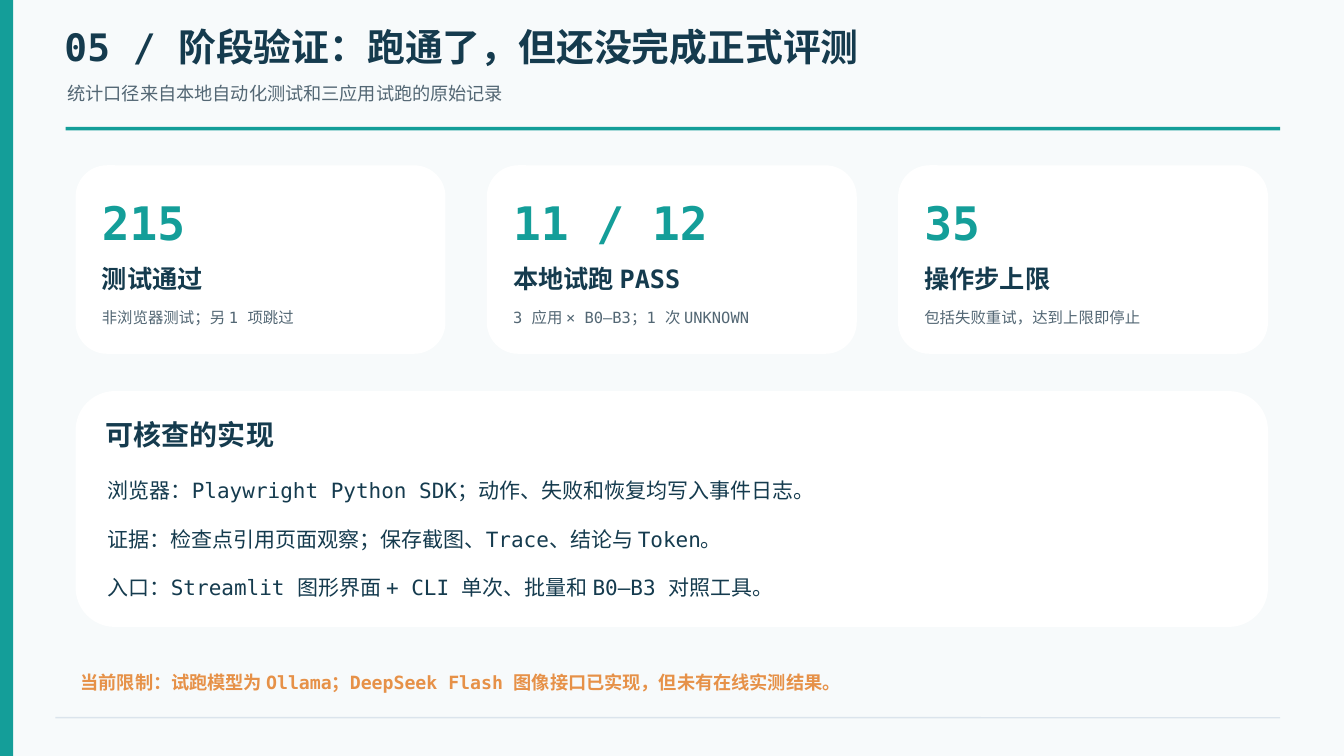
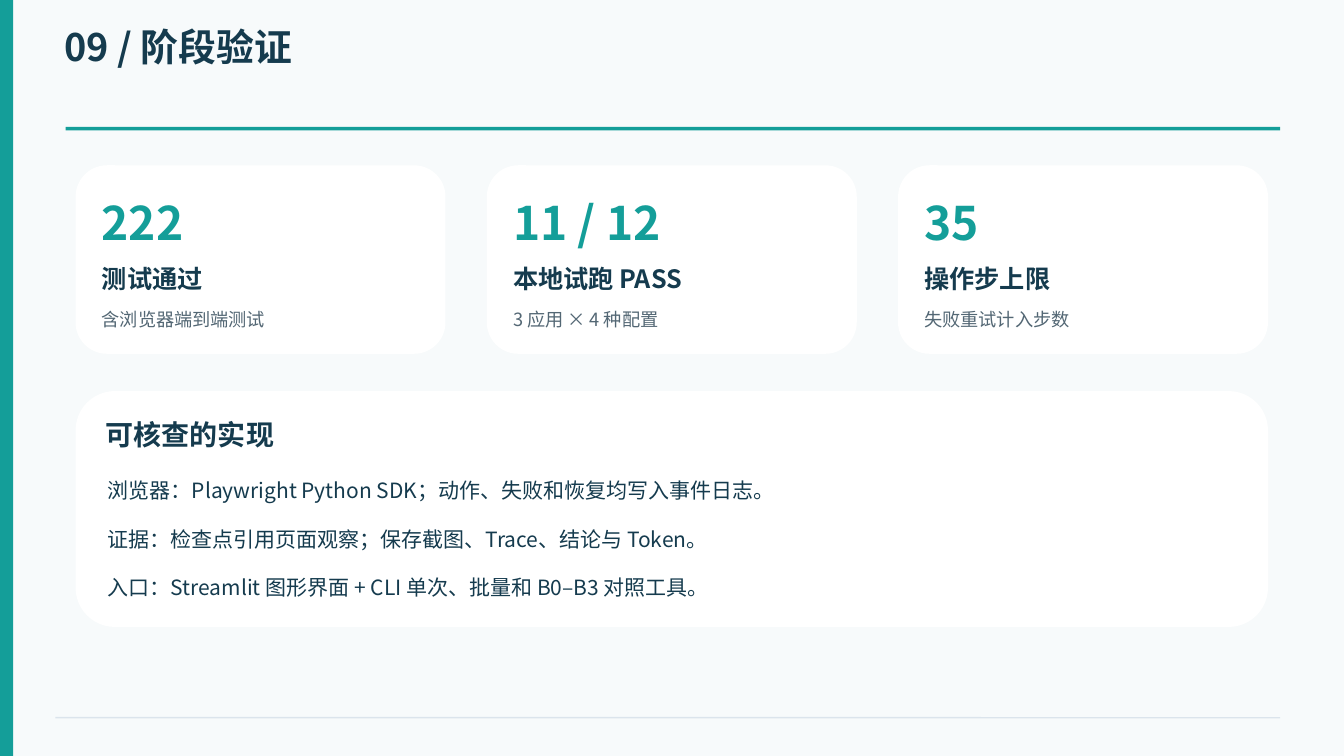
Before and after one commit to LockiYu/WebAppTester, a slide deck: slide 10 of 2-张诗豪组-中期汇报.pptx (slide 6 before the commit). Drawn at 1344x756 pixels with LibreOffice and Linux fonts; fonts in the diff are those of the drawing. Boxes give left, top, right and bottom in pixels: in the first picture for what was removed or moved away, otherwise in the second. Text is boxed around its words. In the diff, an @@ line names an element or a change of style, - is before the commit and + after.

```diff
--- a/2-张诗豪组-中期汇报.pptx
+++ b/2-张诗豪组-中期汇报.pptx
@@ text at <box>64,28,292,65</box>: text changed; font DejaVu Sans Mono to Noto Sans CJK SC @@
-05 / 阶段验证：跑通了，但还没完成正式评测
+09 / 阶段验证
@@ text removed at <box>68,84,504,102</box> @@
-统计口径来自本地自动化测试和三应用试跑的原始记录
@@ text at <box>102,205,184,240</box>: text changed; font DejaVu Sans Mono to Noto Sans CJK SC @@
-215
+222
@@ text at <box>102,310,265,328</box>: text changed; size 11 to 13 pt; font DejaVu Sans Mono to Noto Sans CJK SC @@
-非浏览器测试；另 1 项跳过
+含浏览器端到端测试
@@ text at <box>513,310,658,328</box>: text changed; size 11 to 13 pt; font DejaVu Sans Mono to Noto Sans CJK SC @@
-3 应用 × B0–B3；1 次 UNKNOWN
+3 应用 × 4 种配置
@@ text at <box>924,310,1069,328</box>: text changed; size 11 to 13 pt; font DejaVu Sans Mono to Noto Sans CJK SC @@
-包括失败重试，达到上限即停止
+失败重试计入步数
@@ font DejaVu Sans Mono to Noto Sans CJK SC in 6 elements at <box>513,205,661,240</box>, <box>513,266,682,291</box>, <box>924,205,978,241</box>, <box>108,480,775,503</box>, <box>108,529,707,550</box>, <box>108,577,709,597</box> @@
@@ text removed at <box>81,673,841,693</box> @@
-当前限制：试跑模型为 Ollama；DeepSeek Flash 图像接口已实现，但未有在线实测结果。
```
Also in this commit, not shown: 16 other slides changed, 3 slides added, 1 slide removed.
